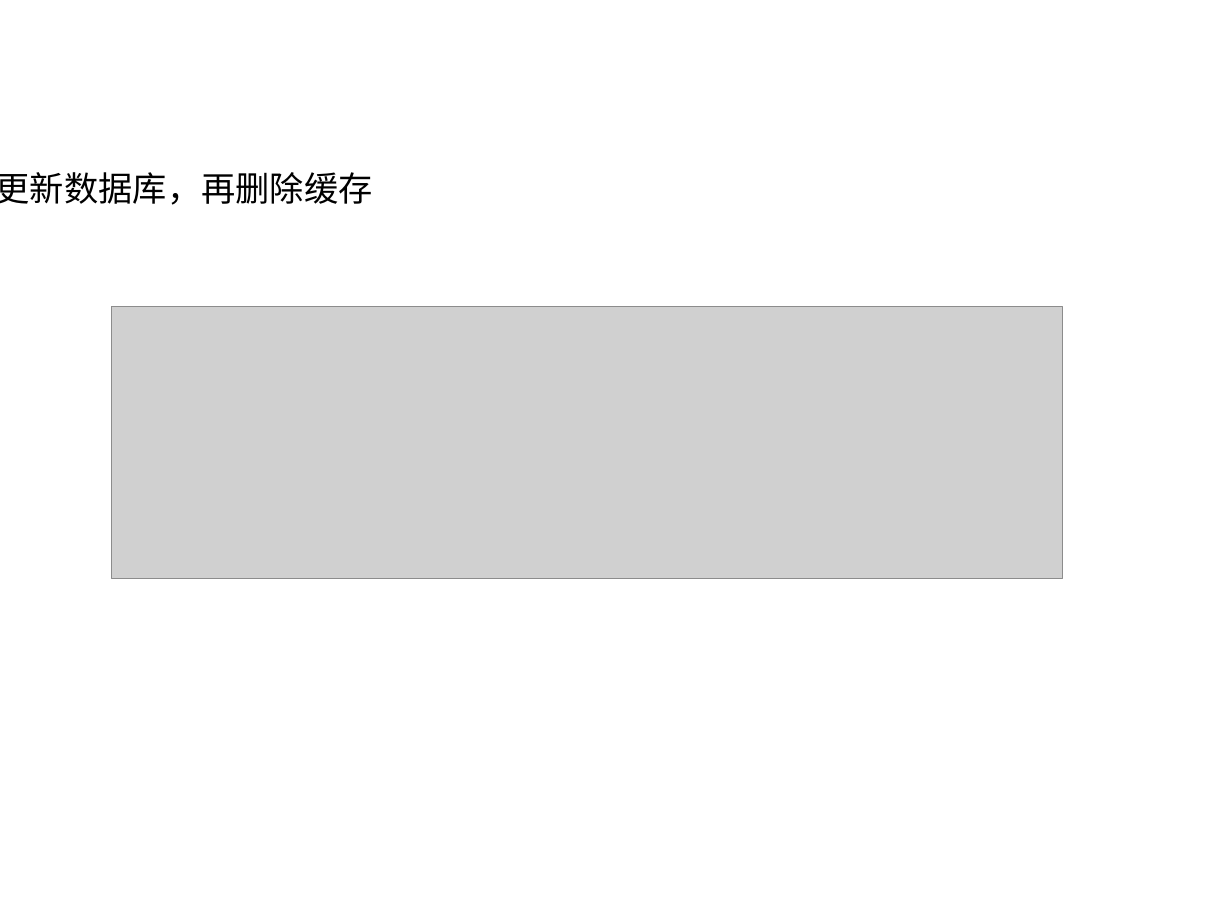
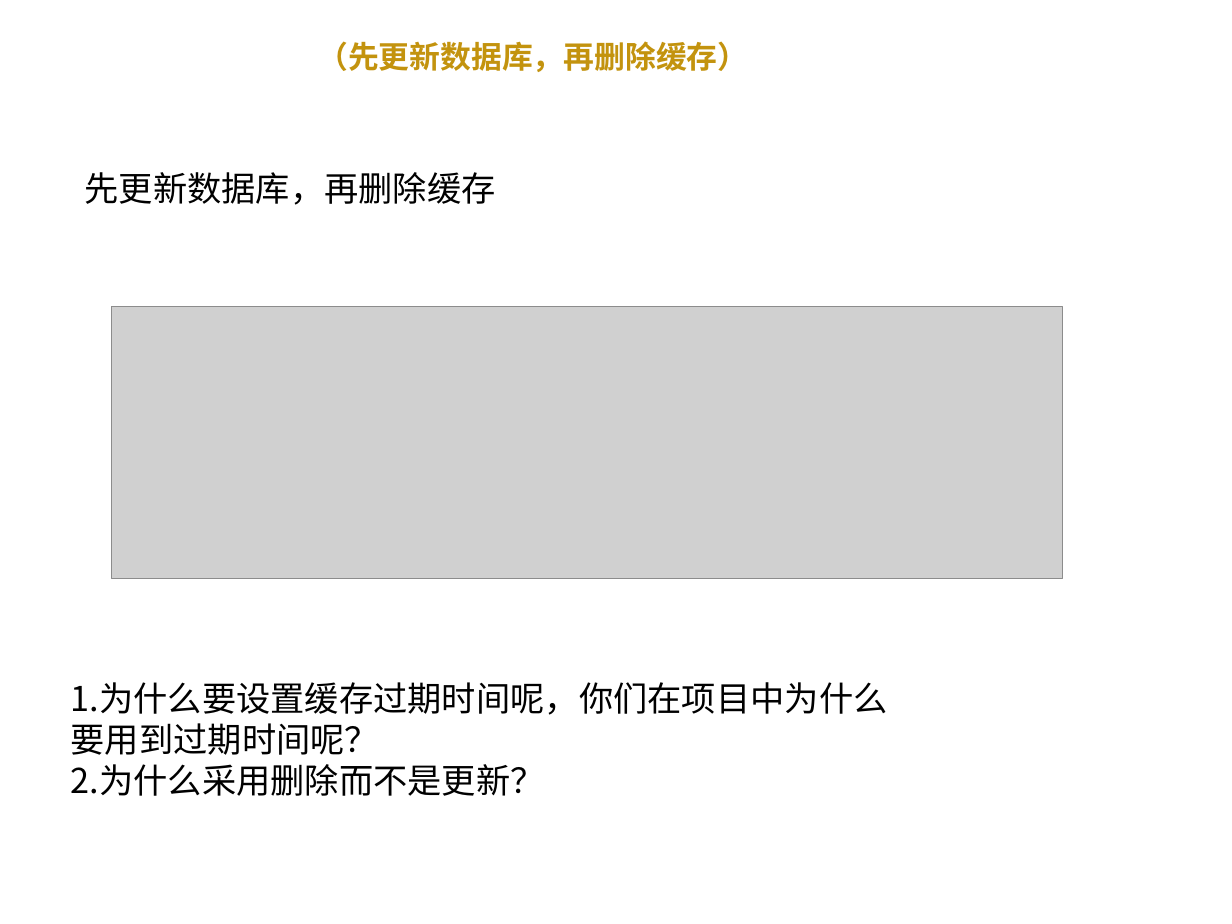
Before and after one commit to HeyFL/xmind, a slide deck: slide 8 of 分享 PPT/缓存架构及常见问题（中）-常见缓存更新方式.ppt (slide 6 before the commit). Drawn at 1232x924 pixels with LibreOffice and Linux fonts; fonts in the diff are those of the drawing; grey boxes stand for pictures; background and template pictures are left out. Boxes give left, top, right and bottom in pixels: in the first picture for what was removed or moved away, otherwise in the second. Text is boxed around its words. In the diff, an @@ line names an element or a change of style, - is before the commit and + after.

Commit message:
更新

```diff
--- a/分享 PPT/缓存架构及常见问题（中）-常见缓存更新方式.ppt
+++ b/分享 PPT/缓存架构及常见问题（中）-常见缓存更新方式.ppt
@@ title at [317, 41, 748, 72]: text changed; size 28 to 18 pt; text colour #FFFFFF to #C3930E @@
-Cache Aside
+Cache Aside（先更新数据库，再删除缓存）
@@ text "先更新数据库，再删除缓存": place and size @@
-text "先更新数据库，再删除缓存" at [0, 172, 373, 205]
+text "先更新数据库，再删除缓存" at [84, 172, 495, 205]
@@ text "先更新数据库，再删除缓存" at [84, 172, 495, 205]: indent changed @@
@@ text added at [71, 682, 888, 796], 20 pt, text #000000 @@
+1.为什么要设置缓存过期时间呢，你们在项目中为什么要用到过期时间呢？
+2.为什么采用删除而不是更新？
```
Also in this commit, not shown: 10 other slides changed, 1 slide added.
